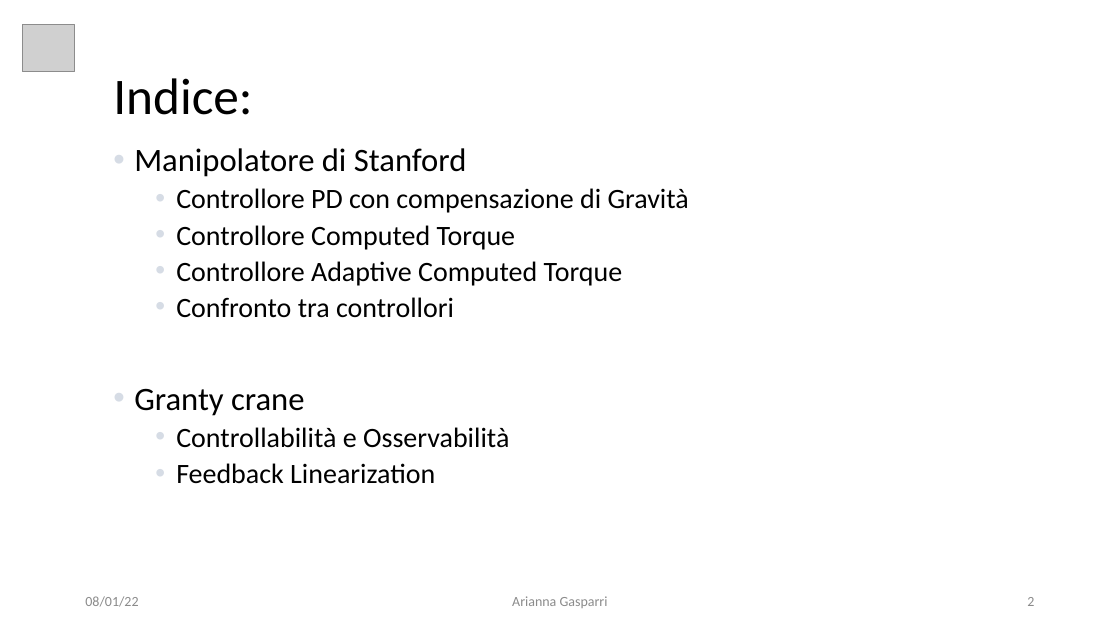
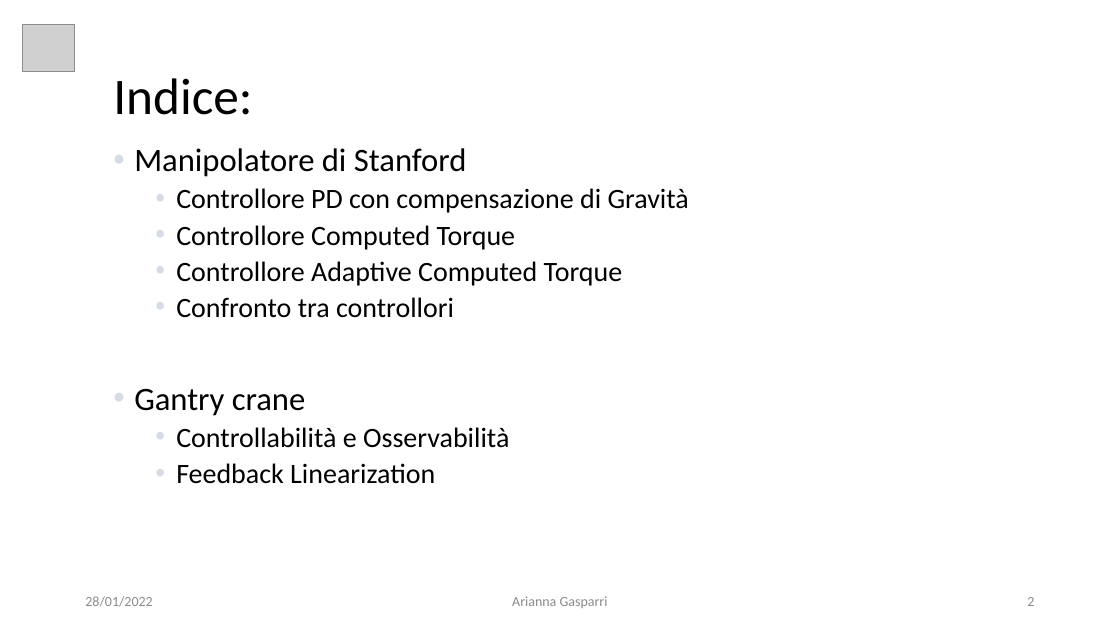
Before and after one commit to giga487/BicchiGas, a slide deck: slide 2 of Relazione/Presentazione.pptx. Drawn at 1120x630 pixels with LibreOffice and Linux fonts; fonts in the diff are those of the drawing; grey boxes stand for pictures. Boxes give left, top, right and bottom in pixels: in the first picture for what was removed or moved away, otherwise in the second. Text is boxed around its words. In the diff, an @@ line names an element or a change of style, - is before the commit and + after.

```diff
--- a/Relazione/Presentazione.pptx
+++ b/Relazione/Presentazione.pptx
@@ text at (x1=134, y1=388, x2=305, y2=416): text changed @@
-• Granty crane
+• Gantry crane
@@ text at (x1=85, y1=596, x2=152, y2=607): text changed @@
-08/01/22
+28/01/2022
```
Also in this commit, not shown: 37 other slides changed, 2 slides added, 3 other files.
